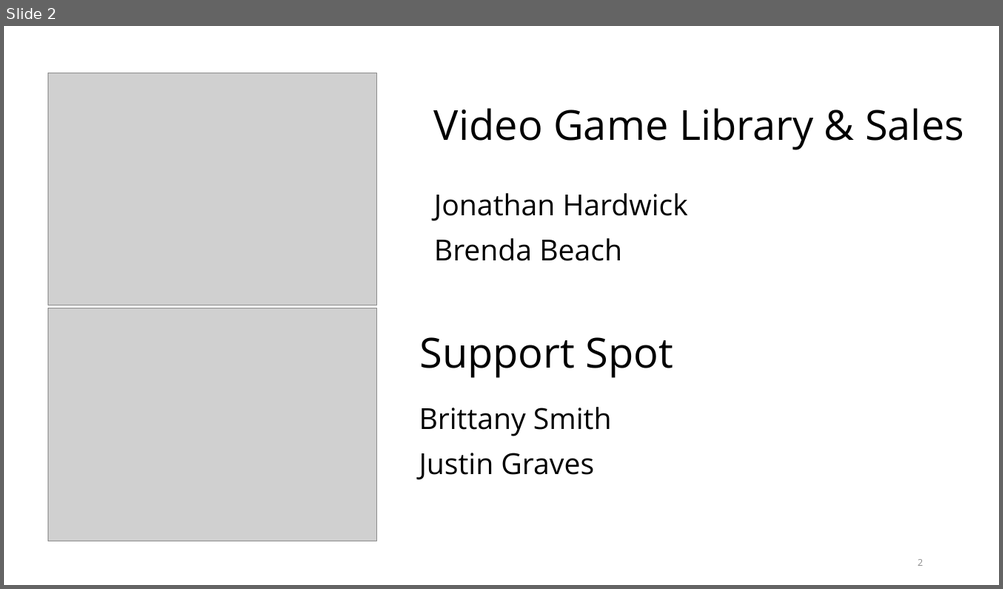
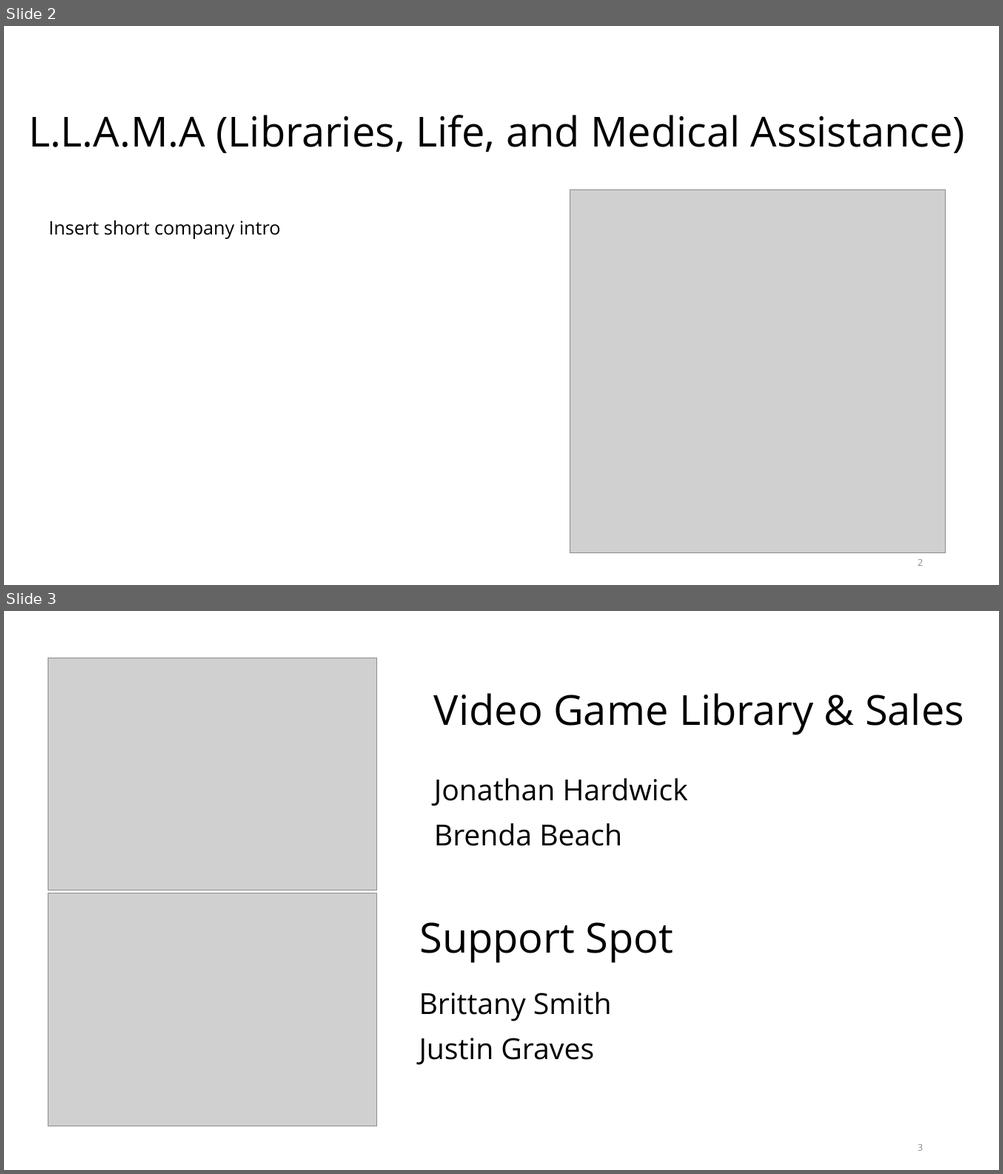
Before and after one commit to MrChiff/CSC289, a slide deck: LLAMA Inc.pptx. Shown one above the other, each under a label of ours: slide 2 before the commit, slides 2 and 3 after it. The pictures are 1003x589 and 1003x1174 pixels, drawn with LibreOffice and Linux fonts; fonts in the diff are those of the drawing; grey boxes stand for pictures. Boxes give left, top, right and bottom in pixels: in the first picture for what was removed or moved away, otherwise in the second. Text is boxed around its words. In the diff, an @@ line names an element or a change of style, - is before the commit and + after.

Commit message:
Adjusted LLAMA company pic
Adjusted the LLAMA company pic and added a slide to add a short company intro.

```diff
--- a/LLAMA Inc.pptx
+++ b/LLAMA Inc.pptx
@@ slide 2 added at <box>4,26,999,585</box>, background #FFFFFF @@
@@ freeform shape added at <box>877,30,984,136</box>, fill #FFFFFF @@
@@ title added at <box>28,115,965,153</box>, 40 pt, text #000000 @@
+L.L.A.M.A (Libraries, Life, and Medical Assistance)
@@ ellipse added at <box>880,139,902,161</box>, fill #FFFFFF @@
@@ picture added at <box>569,190,945,554</box> @@
@@ text added at <box>48,221,281,239</box>, 18 pt, text #000000 @@
+Insert short company intro
@@ ellipse added at <box>940,469,975,503</box>, fill #FFFFFF @@
@@ page number added at <box>917,560,922,566</box>, 9 pt, text #8C8C8C @@
+2
@@ what was slide 2 is now slide 3 @@
@@ page number at <box>917,1145,922,1151</box>: text changed @@
-2
+3
```
Also in this commit, not shown: 1 slide changed.
